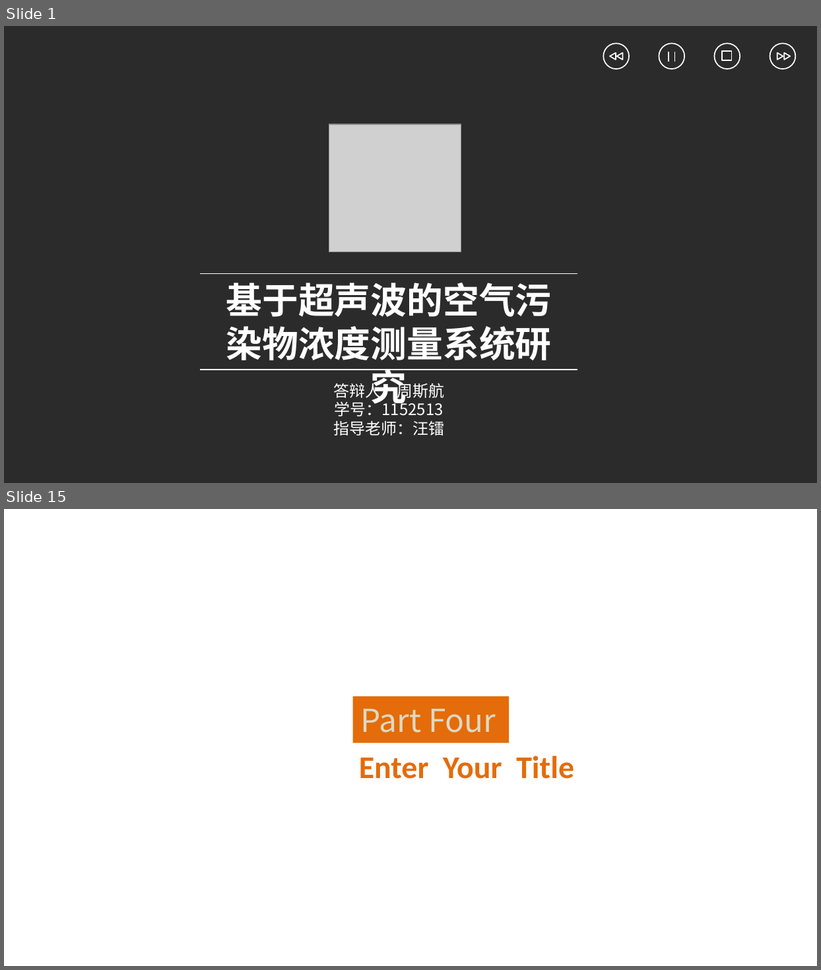
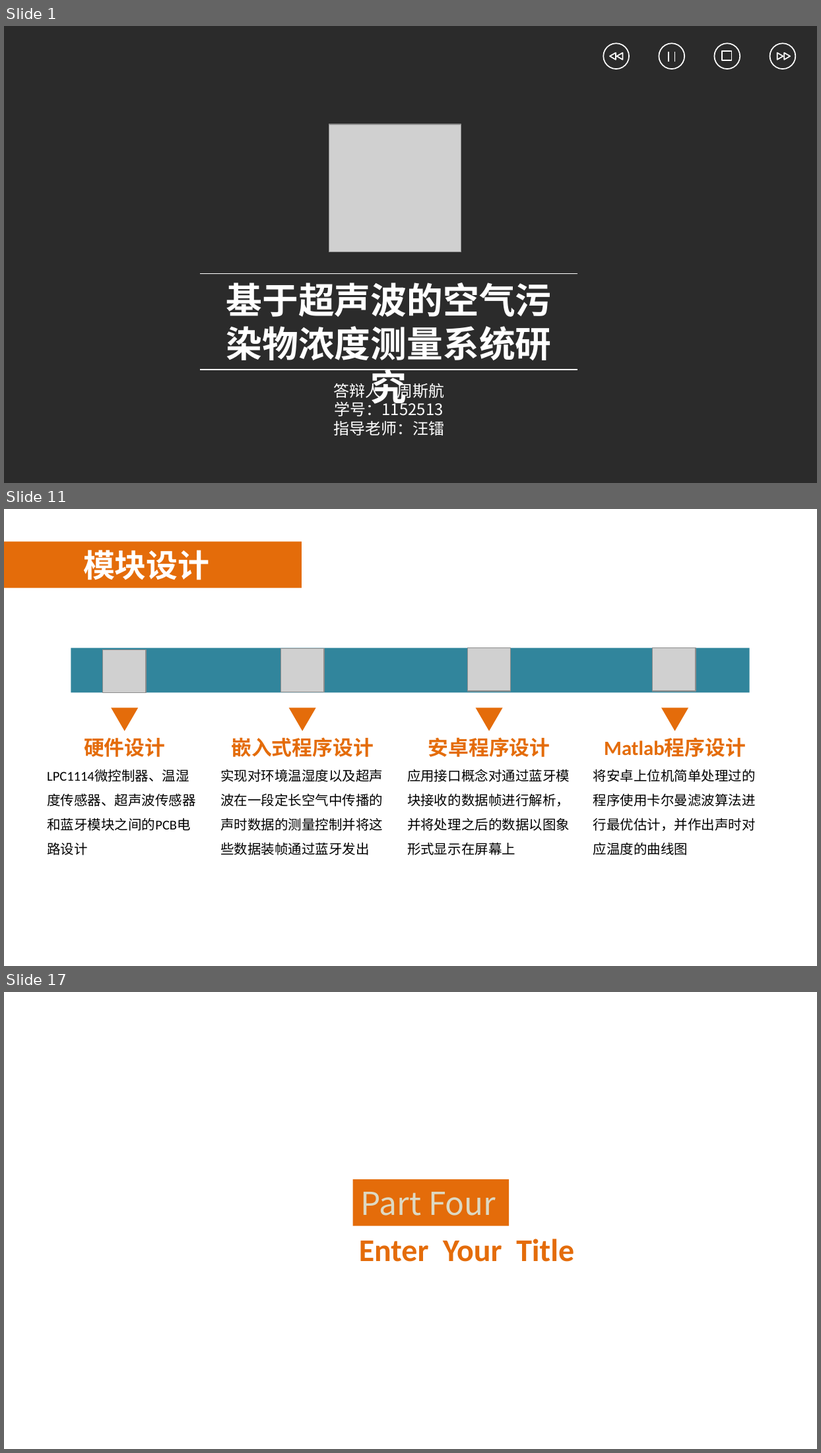
Before and after one commit to PaulingZhou/GraduationDesign, a slide deck: 答辩ppt.pptx. Shown one above the other, each under a label of ours: slides 1 and 15 before the commit, slides 1, 11 and 17 after it; the slides between them are not shown. The pictures are 821x970 and 821x1453 pixels, drawn with LibreOffice and Linux fonts; fonts in the diff are those of the drawing; grey boxes stand for pictures; background and template pictures are left out; a plain dark background stands for a picture behind light text. Boxes give left, top, right and bottom in pixels: in the first picture for what was removed or moved away, otherwise in the second. Text is boxed around its words. In the diff, an @@ line names an element or a change of style, - is before the commit and + after.

```diff
--- a/答辩ppt.pptx
+++ b/答辩ppt.pptx
@@ slide 11 added at (x1=4, y1=509, x2=817, y2=966), background picture (left out) @@
@@ rectangle added at (x1=4, y1=541, x2=302, y2=588), fill #E46C0A @@
@@ rectangle added at (x1=4, y1=565, x2=817, y2=930), fill #FFFFFF at 50% opacity @@
@@ text added at (x1=83, y1=550, x2=209, y2=580), 28 pt, text #FFFFFF, bold @@
+模块设计
@@ rectangle added at (x1=71, y1=648, x2=750, y2=692), fill #31859C @@
@@ picture added at (x1=103, y1=650, x2=147, y2=692) @@
@@ picture added at (x1=281, y1=649, x2=323, y2=692) @@
@@ picture added at (x1=467, y1=648, x2=511, y2=691) @@
@@ picture added at (x1=653, y1=648, x2=696, y2=691) @@
@@ triangle added at (x1=112, y1=708, x2=138, y2=732), fill #E46C0A @@
@@ triangle added at (x1=288, y1=708, x2=316, y2=732), fill #E46C0A @@
@@ triangle added at (x1=476, y1=708, x2=502, y2=732), fill #E46C0A @@
@@ triangle added at (x1=662, y1=708, x2=688, y2=732), fill #E46C0A @@
@@ text added at (x1=84, y1=738, x2=165, y2=757), 18 pt, text #E46C0A, bold @@
+硬件设计
@@ text added at (x1=231, y1=737, x2=374, y2=757), 18 pt, text #E46C0A, bold @@
+嵌入式程序设计
@@ text added at (x1=428, y1=737, x2=550, y2=757), 18 pt, text #E46C0A, bold @@
+安卓程序设计
@@ text added at (x1=604, y1=738, x2=746, y2=757), 18 pt, text #E46C0A, bold @@
+Matlab程序设计
@@ line added from (206, 853) to (206, 755), #FFFFFF 0.75 pt @@
@@ line added from (392, 853) to (392, 755), #FFFFFF 0.75 pt @@
@@ line added from (579, 853) to (579, 755), #FFFFFF 0.75 pt @@
@@ text added at (x1=47, y1=770, x2=196, y2=831), 12 pt, text #000000 @@
+LPC1114微控制器、温湿度传感器、超声波传感器和蓝牙模块之间的PCB电路设计
@@ text added at (x1=220, y1=769, x2=383, y2=855), 12 pt, text #000000 @@
+实现对环境温湿度以及超声波在一段定长空气中传播的声时数据的测量控制并将这些数据装帧通过蓝牙发出
@@ text added at (x1=407, y1=769, x2=570, y2=855), 12 pt, text #000000 @@
+应用接口概念对通过蓝牙模块接收的数据帧进行解析，并将处理之后的数据以图象形式显示在屏幕上
@@ text added at (x1=593, y1=769, x2=756, y2=855), 12 pt, text #000000 @@
+将安卓上位机简单处理过的程序使用卡尔曼滤波算法进行最优估计，并作出声时对应温度的曲线图
@@ what was slide 15 is now slide 17 @@
```
Also in this commit, not shown: 13 slides changed, 5 other slides added, 4 slides removed, 16 other files.
